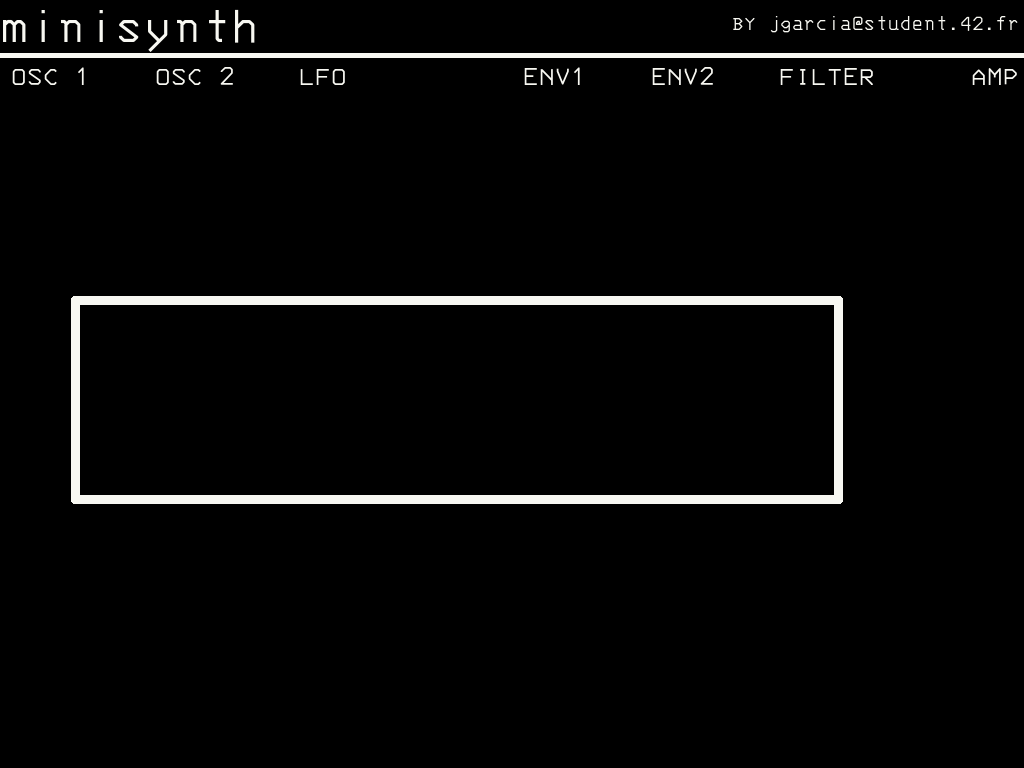
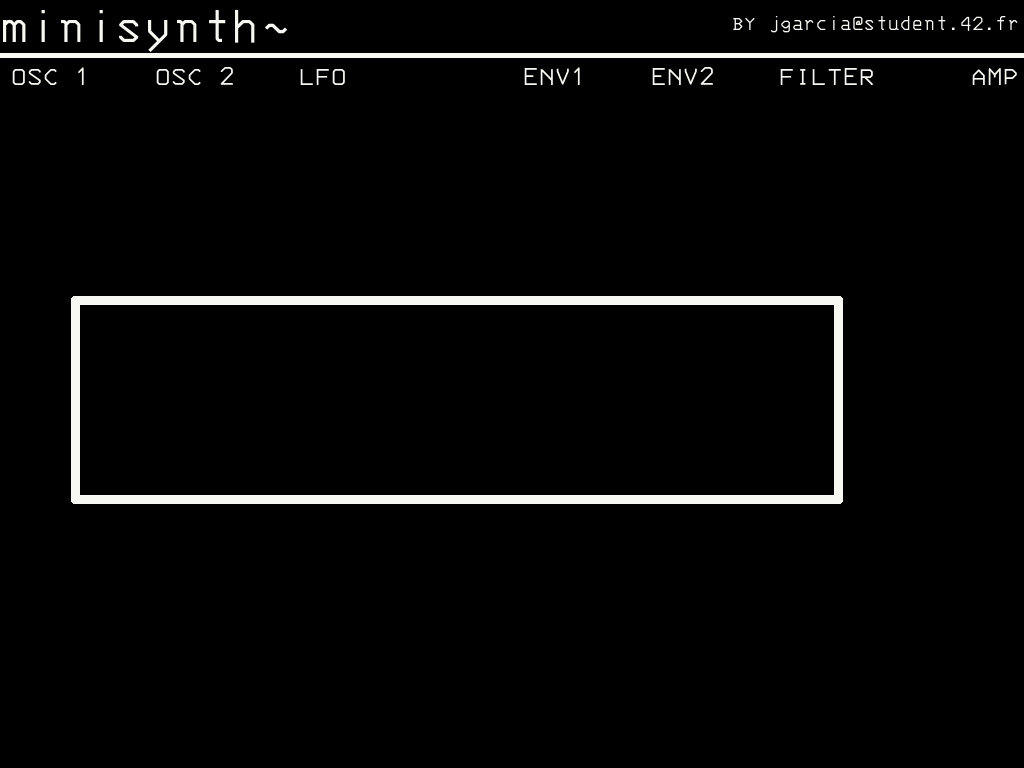
Revision of a layered 1024×768 image; what changed, layer by layer:
renamed "minisynth" to "minisynth~", painted on it over [264, 23, 288, 34]
